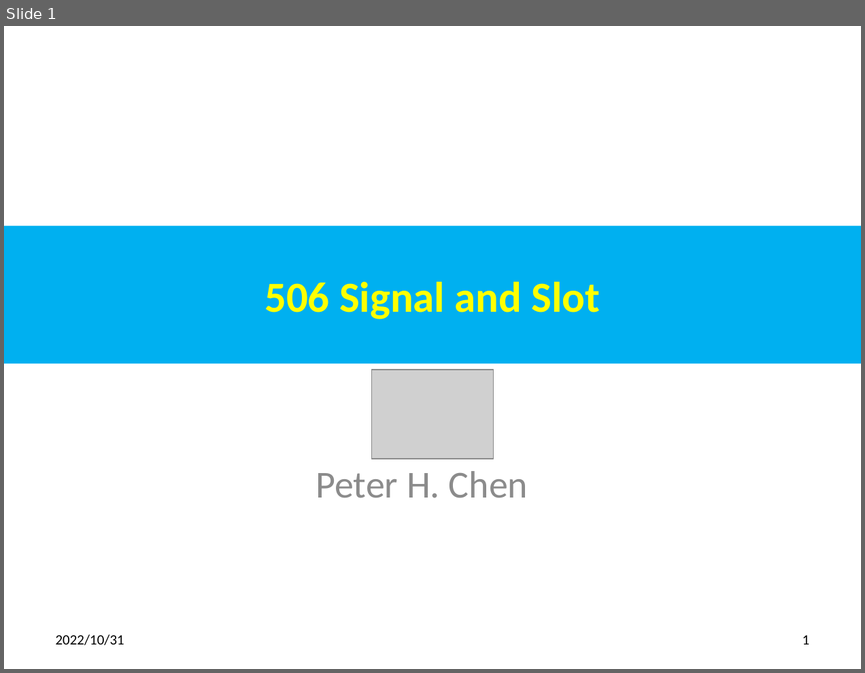
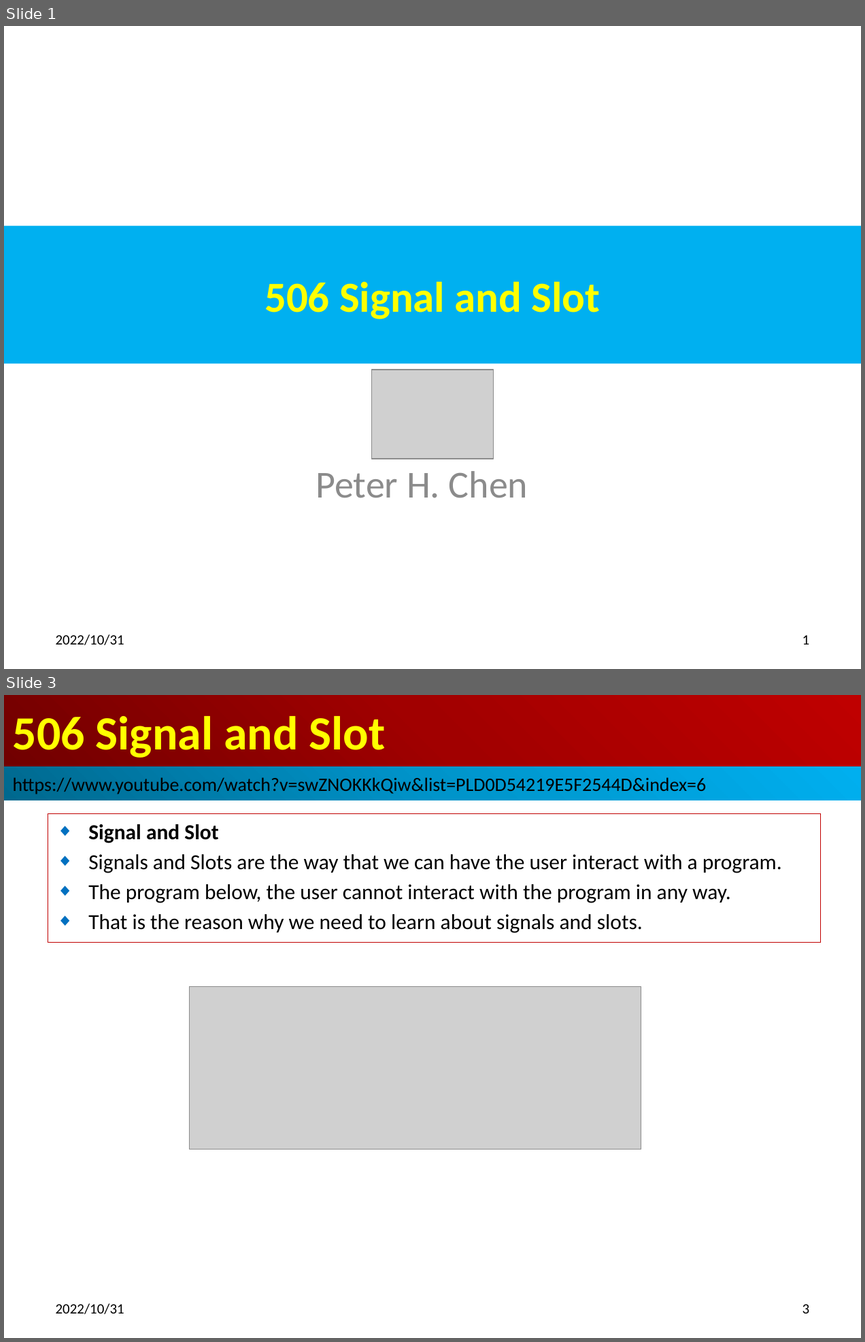
Before and after one commit to peterhchen/012_Qt, a slide deck: 506_Singal_Slot.pptx. Shown one above the other, each under a label of ours: slide 1 before the commit, slides 1 and 3 after it; the slides between them are not shown. The pictures are 865x673 and 865x1342 pixels, drawn with LibreOffice and Linux fonts; fonts in the diff are those of the drawing; grey boxes stand for pictures. Boxes give left, top, right and bottom in pixels: in the first picture for what was removed or moved away, otherwise in the second. Text is boxed around its words. In the diff, an @@ line names an element or a change of style, - is before the commit and + after.

```diff
--- a/506_Singal_Slot.pptx
+++ b/506_Singal_Slot.pptx
@@ slide 3 added at box(4, 695, 861, 1338), background #FFFFFF @@
@@ title added at box(4, 695, 861, 767), fill gradient #720000 to #A20000 to #C00000, 40 pt, text #FFFF00, bold @@
+506 Signal and Slot
@@ rectangle added at box(4, 767, 861, 800), fill gradient #00688E to #0094CA to #00B0F0, 16 pt, text #000000 @@
+https://www.youtube.com/watch?v=swZNOKKkQiw&list=PLD0D54219E5F2544D&index=6
@@ subtitle added at box(48, 814, 820, 943), outline #C00000 0.75 pt, 18 pt, text #000000 @@
+◆ Signal and Slot
+◆ Signals and Slots are the way that we can have the user interact with a program.
+◆ The program below, the user cannot interact with the program in any way.
+◆ That is the reason why we need to learn about signals and slots.
@@ picture added at box(190, 986, 641, 1149) @@
@@ text added at box(56, 1303, 124, 1314), 12 pt, text #000000 @@
+2022/10/31
@@ page number added at box(802, 1304, 810, 1313), 12 pt, text #000000 @@
+3
```
Also in this commit, not shown: 3 slides changed, 10 other slides added, 2 other files.
